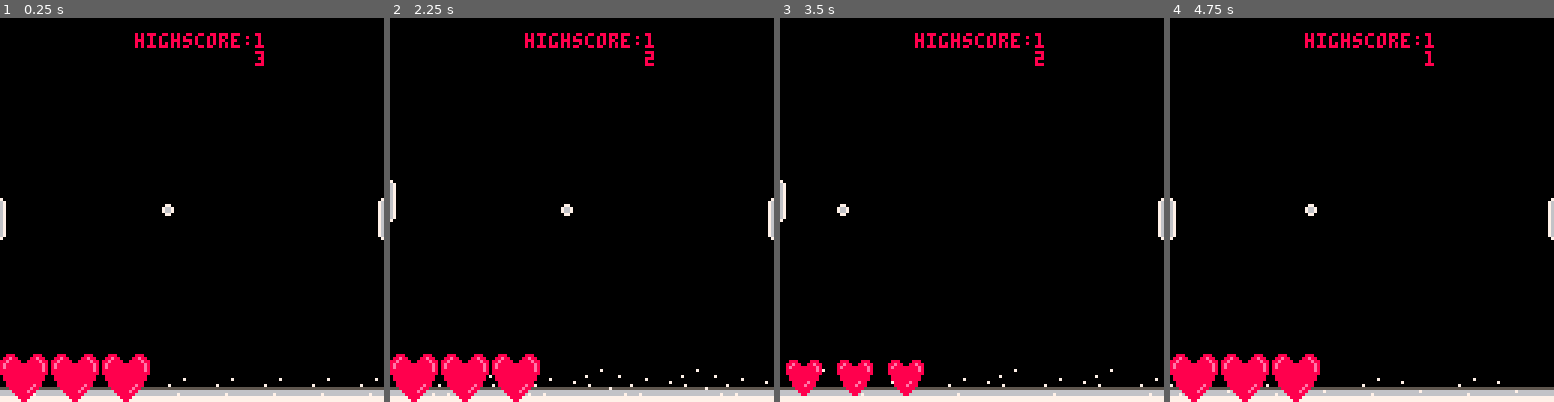
Above: before the commit, frames 1-4 (left to right).
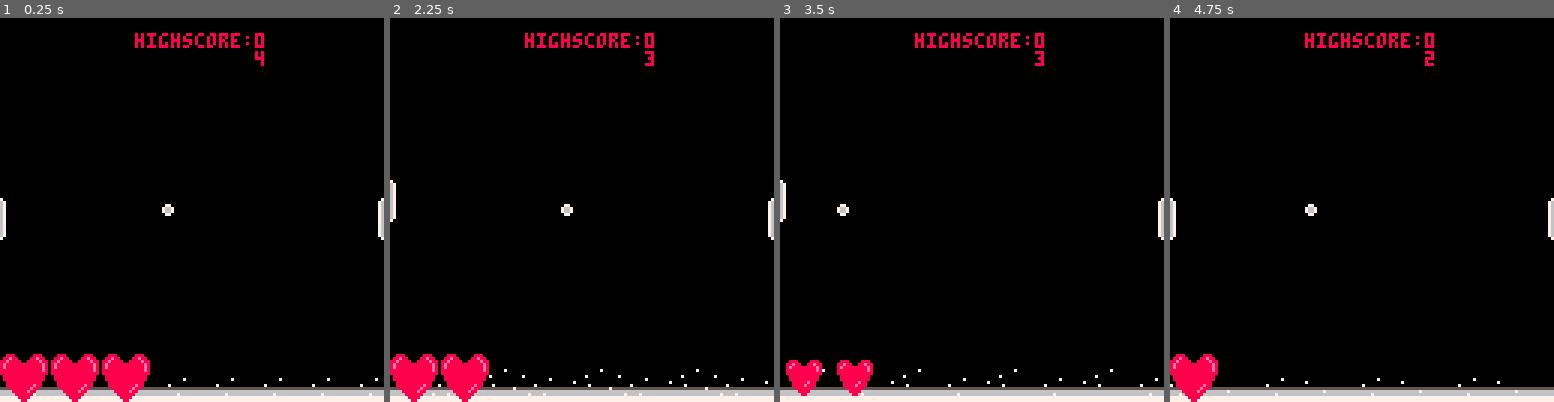
Above: after the commit, the same moments.

Repository: Ling-Lang/super_pong
Game: PICO-8 cartridge super_pong.p8
Same seed, same stepped clock (60 frames per second), same inputs: the game is played once before the commit and once after it.
Inputs:
- Up to frame 1 (0.25 s): no input
- Up to frame 2 (2.25 s): tap X (X key) at 0.33, 1.07, 1.85 s; tap O (Z key) at 0.7, 1.7, 2.1 s; hold Up from 2.15 s (still down)
- Up to frame 3 (3.5 s): release Up at 2.42 s; tap O (Z key) at 2.5, 2.9, 3.3 s; tap X (X key) at 2.97 s
- Up to frame 4 (4.75 s): hold Down 3.63-3.97 s; tap O (Z key) at 3.7, 4.1, 4.5 s; tap X (X key) at 4.08 s; hold Up from 4.73 s (still down)

The runs differ from the first frame. In frame 1, less than 0.1% of the frame differs, in the area x 66-69%, y 3-13%; in frame 2, 1.2%; in frame 3, 0.7%; in frame 4, 2.3%, in the area x 13-69%, y 3-100%.

Commit message:
*.lua & super_pong.p8 -> Added "Leaderboard"

Diff:
--- a/events.lua
+++ b/events.lua
@@ -2,7 +2,14 @@
 function game_over()
   if player.health < 1 then
     cls(136)
-    print("game over", 60, 60, 7)
+    player.last_score = player.score
+    print("game over", 45, 20, 7)
+    print("leader board", 37, 40, 7)
+    print("________________________________________________________________________________________________________________________________________________", 0, 45,7)
+    print("your highscore:", 44, 55, 7)
+    print(player.last_score, 110, 55, 7)
+    print("dev highscore:", 44, 65, 7)
+    print("11", 110, 65, 7)
     printh("Test")
   end
 end
--- a/movement.lua
+++ b/movement.lua
@@ -11,7 +11,15 @@
     if(enemy.y<0) then enemy.y=120end
     if(enemy.y>120) then enemy.speed=0end
     if(ball.x>130) then player.score+=1 ball.x=60 ball.y = 60 player.y = 60 ball.speedy = 0 enemy.y = 60end
-    if(ball.x<-2) then player.health-=1 ball.x=60 ball.y = 60 player.y = 60 ball.speedy = 0 enemy.y=60end
+    if(ball.x<-2) then
+      player.health-=1
+      deli(hearts, player.health)
+      ball.x=60
+      ball.y = 60
+      player.y = 60
+      ball.speedy = 0
+      enemy.y=60
+    end
     if ball.y > 126 then ball.speedy *= -1 end
     if ball.y < 2 then ball.speedy *= -1 end
 end
--- a/objects.lua
+++ b/objects.lua
@@ -4,8 +4,10 @@
     y = 60,
     speed = 0,
     sp = 1,
-    score = 1,
-    health = 3
+    score = 0,
+    health = 4,
+    last_score =nil,
+    last_score2 = nil
 }
 enemy = {
     x = 125,
--- a/super_pong.p8
+++ b/super_pong.p8
@@ -104,23 +104,25 @@
 --update
 
 function _draw()
-	game_over()
-	cls(0)
-	dsprite()
-	hs()
-
-			--animation
-
-			--particles
-
-			for particle in all(particles) do
-			spr(particle.sprite,particle.x,112,2,2) end
-
-			--hearts
-			for heart in all(hearts) do
-			spr(heart.sprite,heart.x,112,2,2)  end
-
-
+	if player.health > 0 then
+		game_over()
+ 	cls(0)
+		dsprite()
+		hs()
+
+				--animation
+
+				--particles
+
+				for particle in all(particles) do
+				spr(particle.sprite,particle.x,112,2,2) end
+
+				--hearts
+				for heart in all(hearts) do
+				spr(heart.sprite,heart.x,112,2,2)  end
+	elseif player.health <= 0 then
+		game_over()
+	end
 end
 
 function _update()
